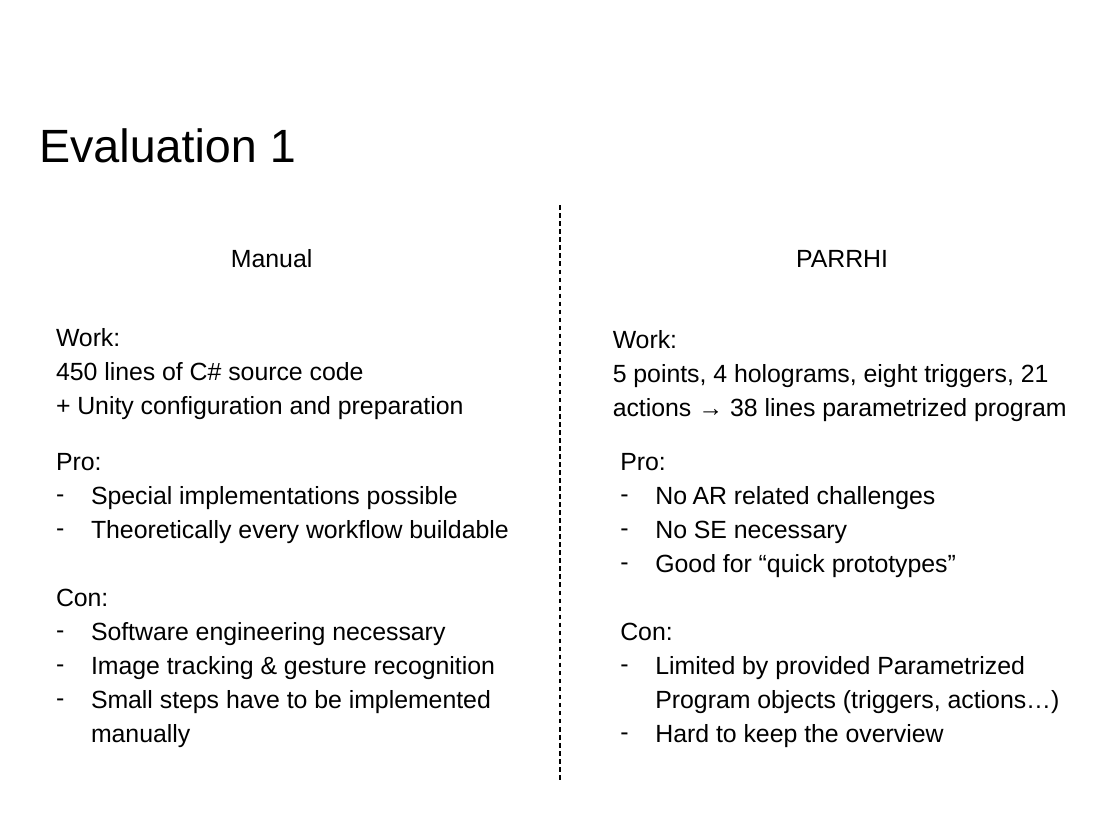
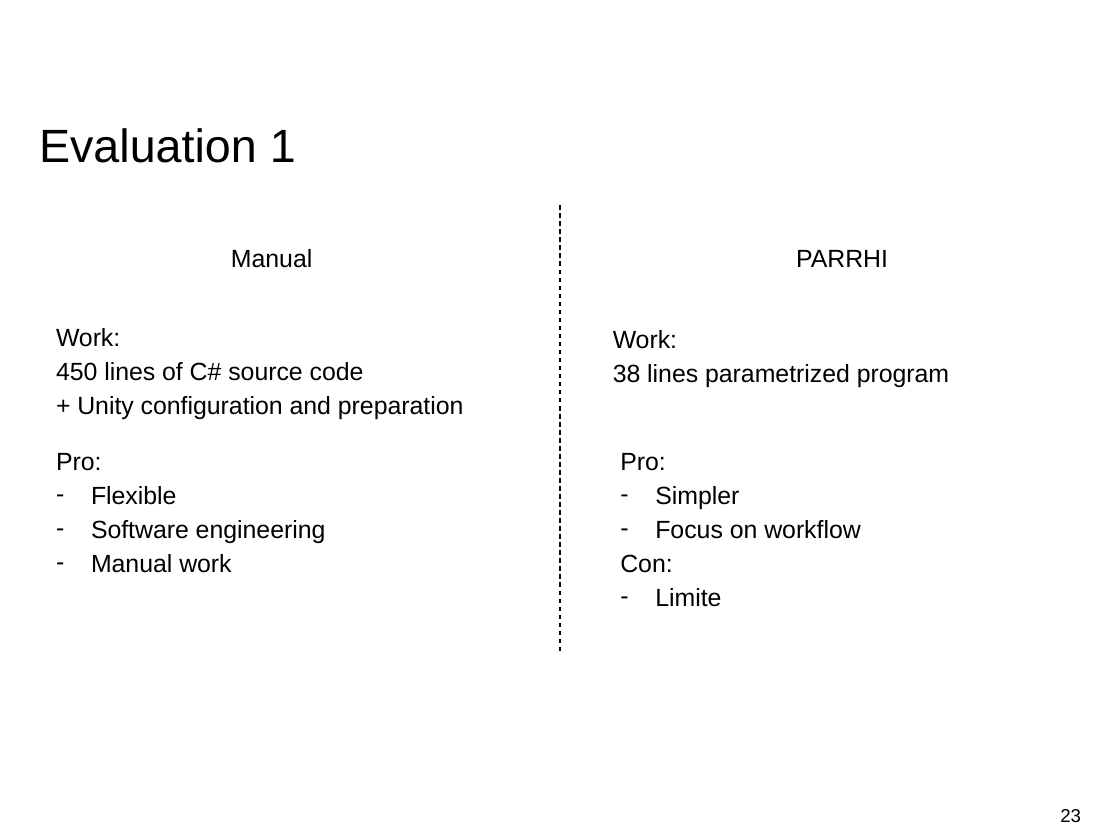
Before and after one commit to EricVoll/PARRHI, a slide deck: slide 23 of 05_Presentation/PARRHIPresentationv2.pptx (slide 22 before the commit). Drawn at 1120x840 pixels with LibreOffice and Linux fonts; fonts in the diff are those of the drawing; background and template pictures are left out. Boxes give left, top, right and bottom in pixels: in the first picture for what was removed or moved away, otherwise in the second. Text is boxed around its words. In the diff, an @@ line names an element or a change of style, - is before the commit and + after.

```diff
--- a/05_Presentation/PARRHIPresentationv2.pptx
+++ b/05_Presentation/PARRHIPresentationv2.pptx
@@ line moved from (560, 205) - (560, 782) to (560, 205) - (560, 653) @@
@@ text at [613, 364, 949, 387]: text changed @@
-5 points, 4 holograms, eight triggers, 21 actions → 38 lines parametrized program
+38 lines parametrized program
@@ text at [91, 486, 326, 573]: text changed @@
-– Special implementations possible
-– Theoretically every workflow buildable
-Con:
-– Software engineering necessary
-– Image tracking & gesture recognition
-– Small steps have to be implemented manually
+– Flexible
+– Software engineering
+– Manual work
@@ text at [655, 486, 860, 539]: text changed @@
-– No AR related challenges
-– No SE necessary
-– Good for “quick prototypes”
+– Simpler
+– Focus on workflow
@@ text at [655, 588, 721, 607]: text changed @@
-– Limited by provided Parametrized Program objects (triggers, actions…)
-– Hard to keep the overview
+– Limite
@@ page number added at [1060, 809, 1081, 822], 12 pt, text #000000 @@
+23
```
Also in this commit, not shown: 25 other slides changed, 1 slide added, 13 other files.
